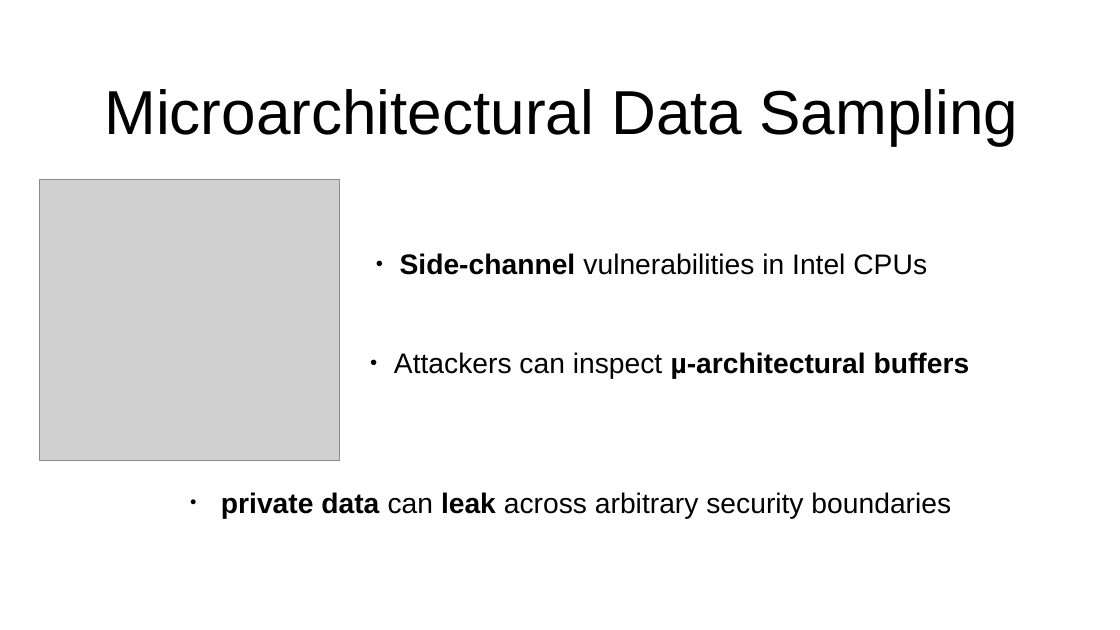
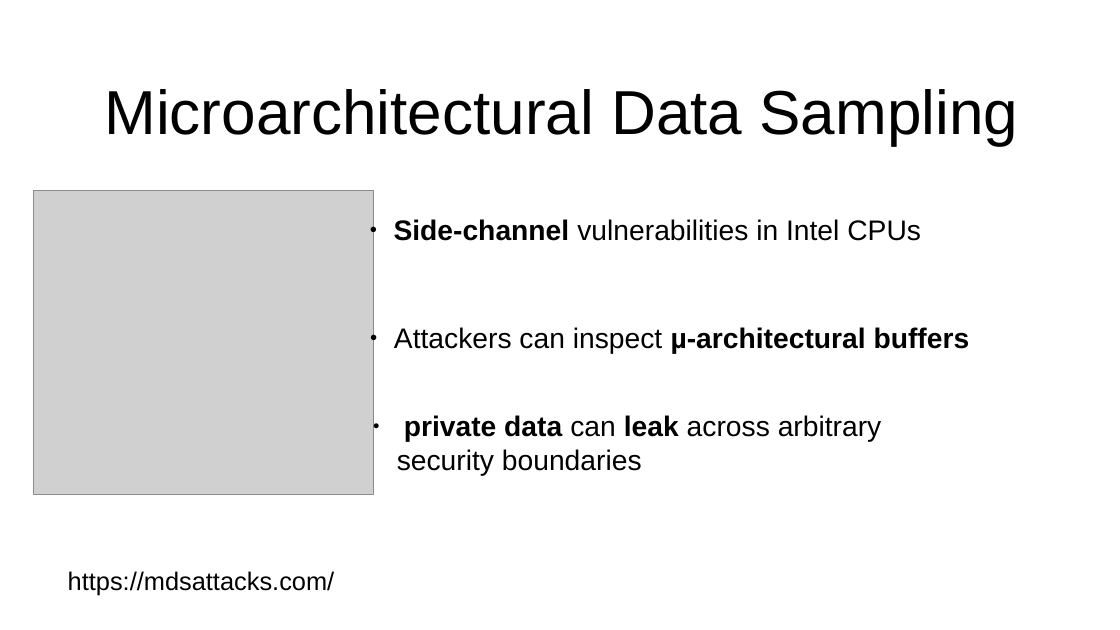
Before and after one commit to Rijndael99/hw_vulnerabilities, a slide deck: slide 2 of presentation1.pptx. Drawn at 1120x630 pixels with LibreOffice and Linux fonts; fonts in the diff are those of the drawing; grey boxes stand for pictures. Boxes give left, top, right and bottom in pixels: in the first picture for what was removed or moved away, otherwise in the second. Text is boxed around its words. In the diff, an @@ line names an element or a change of style, - is before the commit and + after.

```diff
--- a/presentation1.pptx
+++ b/presentation1.pptx
@@ picture: place and size @@
-picture at [40, 180, 339, 460]
+picture at [34, 190, 374, 494]
@@ text "Side-channel vulnerabilities in Intel CPUs": place and size @@
-text "Side-channel vulnerabilities in Intel CPUs" at [400, 253, 927, 275]
+text "Side-channel vulnerabilities in Intel CPUs" at [394, 219, 921, 241]
@@ text "Attackers can inspect µ-architectural buffers": place and size @@
-text "Attackers can inspect µ-architectural buffers" at [394, 352, 970, 379]
+text "Attackers can inspect µ-architectural buffers" at [394, 327, 970, 354]
@@ text "private data can leak across ..." rewrapped from [221, 492, 951, 519] to [397, 415, 882, 476] @@
@@ text added at [68, 571, 335, 595], 18 pt, text #000000 @@
+https://mdsattacks.com/
```
Also in this commit, not shown: 1 other slide changed, 7 slides added, 1 slide removed, 1 other file.
